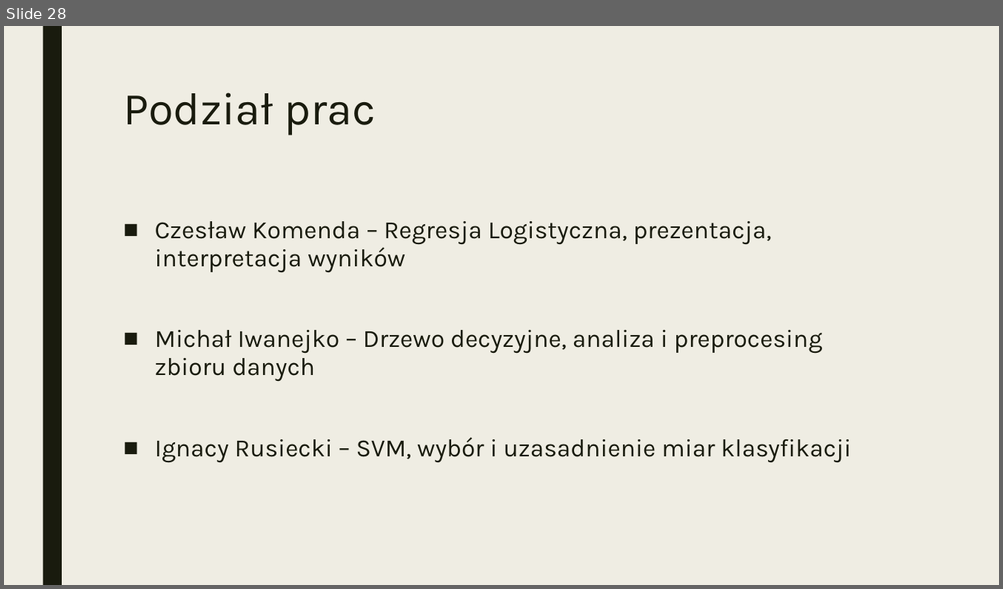
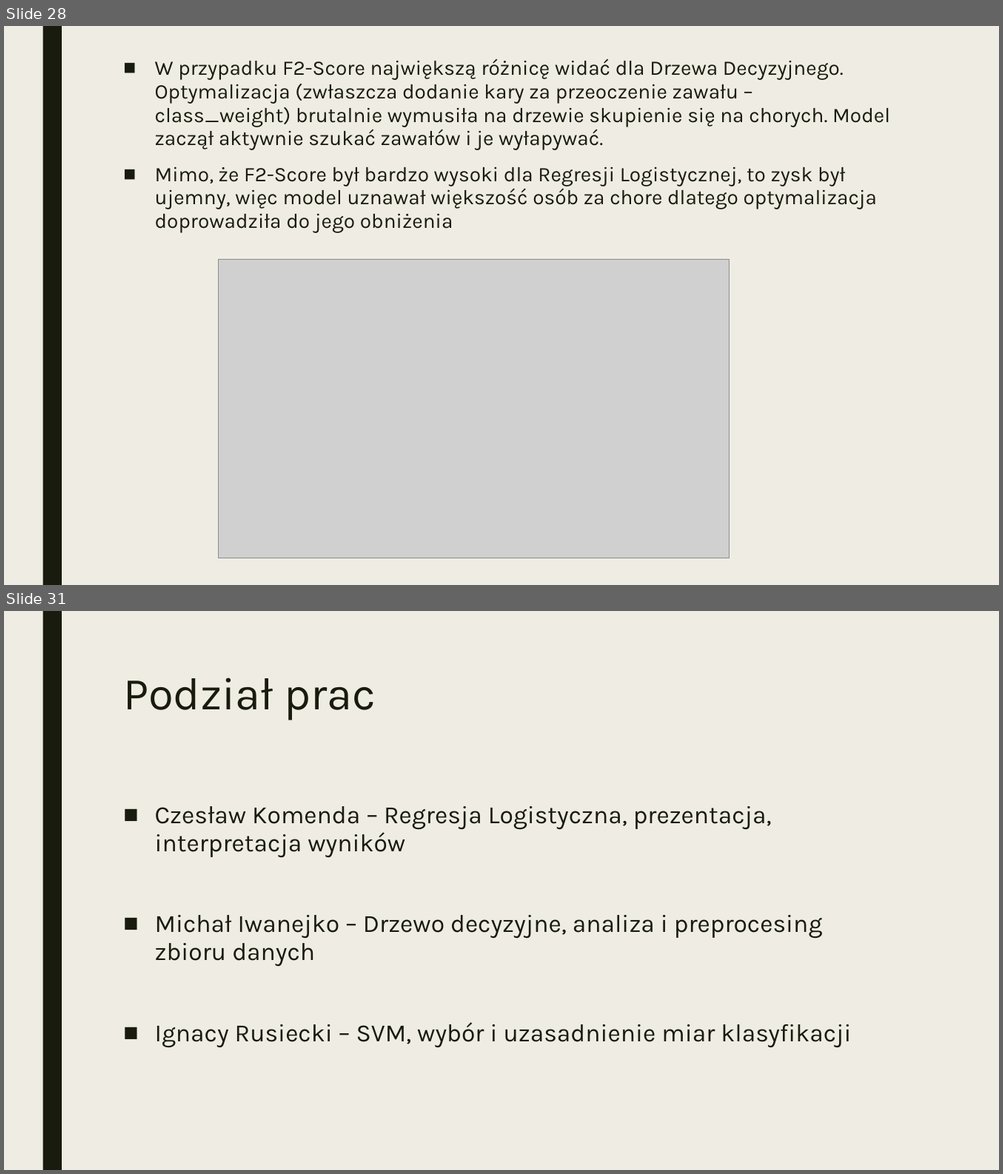
Before and after one commit to Zajecia-na-PWr-LR/lista-4-projekt-grupowy-2, a slide deck: Stroke.pptx. Shown one above the other, each under a label of ours: slide 28 before the commit, slides 28 and 31 after it; the slides between them are not shown. The pictures are 1003x589 and 1003x1174 pixels, drawn with LibreOffice and Linux fonts; fonts in the diff are those of the drawing; grey boxes stand for pictures. Boxes give left, top, right and bottom in pixels: in the first picture for what was removed or moved away, otherwise in the second. Text is boxed around its words. In the diff, an @@ line names an element or a change of style, - is before the commit and + after.

```diff
--- a/Stroke.pptx
+++ b/Stroke.pptx
@@ slide 28 added at (4, 26, 999, 585), background #EFEDE3; not listed: 1 template element that a slide beside it also shows @@
@@ text added at (155, 59, 890, 233), 20 pt, text #191B0E @@
+■ W przypadku F2-Score największą różnicę widać dla Drzewa Decyzyjnego. Optymalizacja (zwłaszcza dodanie kary za przeoczenie zawału – class_weight) brutalnie wymusiła na drzewie skupienie się na chorych. Model zaczął aktywnie szukać zawałów i je wyłapywać.
+■ Mimo, że F2-Score był bardzo wysoki dla Regresji Logistycznej, to zysk był ujemny, więc model uznawał większość osób za chore dlatego optymalizacja doprowadziła do jego obniżenia
@@ picture added at (218, 260, 729, 559) @@
@@ what was slide 28 is now slide 31 @@
```
Also in this commit, not shown: 1 slide changed, 2 other slides added.
